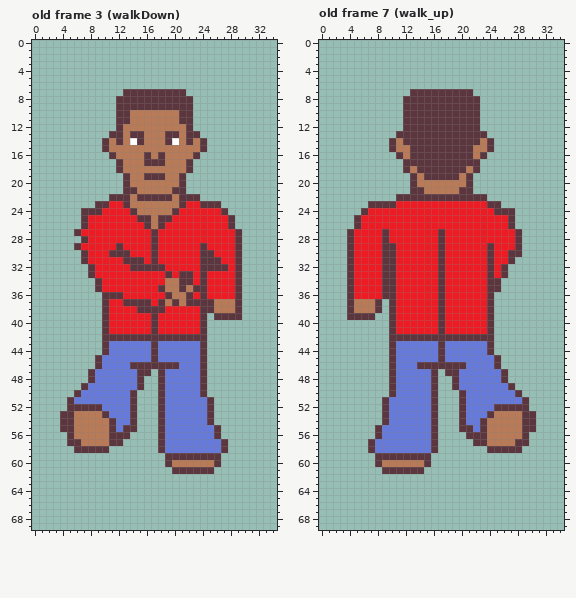
Pixel-art file: Assets/Sprites/Overworld/sebastian_overworld.ase. The first picture shows the starting point.
35x70 pixels, 10 frames. Shown: old frame 3 (walkDown), old frame 7 (walk_up). The commit also changed other frames, which this record leaves out.
New version:
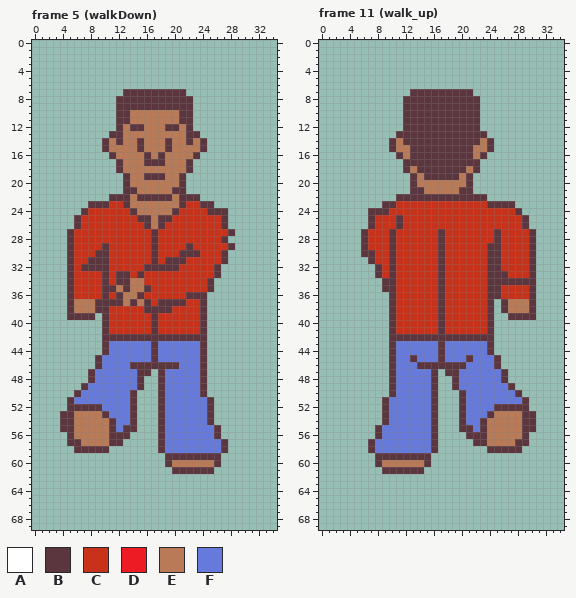
Palette (. is transparent): A #ffffff  B #5c363e  C #c9321a  D #ed1c24  E #b97a57  F #667adb
A new or re-ordered frame is compared with the old frame closest to it.
The exact change:
frames 10 -> 15
frames re-ordered
--- frame 5 (walkDown) against old frame 3 (walkDown)
@@ x 12..22 @@
 11 BBEEEEEEEBB
-12 BEEEEEEEEEB
-13 BEBBEEEBBEB
-14 BEABEEEBAEB
-15 EEEEEEEEEEE
+12 BEBBEEEBBEB
+13 BEEEEEEEEEB
+14 BEEBEEEBEEB
+15 EEEBEEEBEEE
 16 EEEEBEBEEEE
@@ x 0..34 @@
 22 ...........BBBEBBBBBEBBB...........
-23 .........BBDDBEEEEEEEBDDBBB........
-24 .......BBBDDDDBEEEEEBDDDDDDB.......
-25 .......BDDDDDDDBBEBBDDDDDDDDB......
-26 .......BDDDDDDDDBEBDDDDDDDDDB......
-27 ......BDDDDDDDDDDBDDDDDDDDDDDB.....
-28 .......BDDDDDDDDDBDDDDDDDDDDDB.....
-29 ......BDDDDDBDDDDBDDDDDDBDDDDB.....
-30 .......BDDDBBBDDDBDDDDDDBBDDDB.....
-31 .......BDDDDDBBBDBDDDDDDBBBDDB.....
-32 ........BDDDDDBBBBBDDDDDBBBBDB.....
-33 ........BDDDDDDDDDDBDBBDBDDDDB.....
-34 .........BDDDDDDDDDEEBBDBDDDDB.....
-35 .........BDDDDDDDDBEEBEBBDDDDB.....
-36 ..........BBBDDDDDDBEEBDBDDDDB.....
-37 ..........BDDBBBBDBEBEBBBBEEEB.....
-38 ..........BDDDDBBBBDDDDDBBEEEB.....
-39 ..........BDDDDDDBDDDDDDB.BBBB.....
-40 ..........BDDDDDDBDDDDDDB..........
-41 ..........BDDDDDDBDDDDDDB..........
+23 ........BBBCCBEEEEEEEBCCBB.........
+24 .......BCCCCCCBEEEEEBCCCCBBB.......
+25 ......BCCCCCCCCBBEBBCCCCCCCB.......
+26 ......BCCCCCCCCCBEBCCCCCCCCB.......
+27 .....BCCCCCCCCCCCBCCCCCCCCCCB......
+28 .....BCCCCCCCCCCCBCCCCCCCCCB.......
+29 .....BCCCCBCCCCCCBCCCCBCCCCCB......
+30 .....BCCCBBCCCCCCBCCCBBBCCCB.......
+31 .....BCCBBBCCCCCCBCBBBCCCCCB.......
+32 .....BCBBBBCCCCCBBBBBCCCCCB........
+33 .....BCCCCBCBBCBCCCCCCCCCCB........
+34 .....BCCCCBCBBEECCCCCCCCCB.........
+35 .....BCCCCBBEBEEBCCCCCCCCB.........
+36 .....BCCCCBCBEEBCCCCCCBBB..........
+37 .....BEEEBBBBEBEBCBBBBCCB..........
+38 .....BEEEBBCCCCCBBBBCCCCB..........
+39 .....BBBB.BCCCCCCBCCCCCCB..........
+40 ..........BCCCCCCBCCCCCCB..........
+41 ..........BCCCCCCBCCCCCCB..........
 42 ..........BBBBBBBBBBBBBBB..........
--- frame 11 (walk_up) is new; against old frame 7 (walk_up)
@@ x 0..34 @@
 22 ...........BBBBBBBBBBBBB...........
-23 .......BBBBDDDDDDDDDDDDDBB.........
-24 ......BDDDDDDDDDDDDDDDDDDBBB.......
-25 .....BDDDDDDDDDDDDDDDDDDDDDB.......
-26 .....BDDDDDDDDDDDDDDDDDDDDDB.......
-27 ....BDDDDBDDDDDDDBDDDDDDDDDDB......
-28 ....BDDDDBDDDDDDDBDDDDDDDDDDB......
-29 ....BDDDDBBDDDDDDBDDDDDDBDDDB......
-30 ....BDDDDBBDDDDDDBDDDDDDBDDBB......
-31 ....BDDDDBBDDDDDDBDDDDDDBDDB.......
-32 ....BDDDDBBDDDDDDBDDDDDDBDB........
-33 ....BDDDDBBDDDDDDBDDDDDDBDB........
-34 ....BDDDDBBDDDDDDBDDDDDDBB.........
-35 ....BDDDDBBDDDDDDBDDDDDDBB.........
-36 ....BDDDDBBDDDDDDBDDDDDDB..........
-37 ....BEEEB.BDDDDDDBDDDDDDB..........
-38 ....BEEEB.BDDDDDDBDDDDDDB..........
-39 ....BBBB..BDDDDDDBDDDDDDB..........
-40 ..........BDDDDDDBDDDDDDB..........
-41 ..........BDDDDDDBDDDDDDB..........
+23 .........BBCCCCCCCCCCCCCBBBB.......
+24 .......BBBCCCCCCCCCCCCCCCCCCB......
+25 .......BCCCBCCCCCCCCCCCCCCCCCB.....
+26 .......BCCCBCCCCCCCCCCCCCCCCCB.....
+27 ......BCCCBCCCCCCBCCCCCCCBCCCCB....
+28 ......BCCCBCCCCCCBCCCCCCCBCCCCB....
+29 ......BCCCBCCCCCCBCCCCCCBBCCCCB....
+30 ......BBCCBCCCCCCBCCCCCCBBCCCCB....
+31 .......BCCBCCCCCCBCCCCCCBBCCCCB....
+32 ........BCBCCCCCCBCCCCCCBBCCCCB....
+33 ........BCBCCCCCCBCCCCCCBBBCCCB....
+34 .........BBCCCCCCBCCCCCCBBBBBBB....
+35 .........BBCCCCCCBCCCCCCBBCCCCB....
+36 ..........BCCCCCCBCCCCCCBBCCCCB....
+37 ..........BCCCCCCBCCCCCCB.BEEEB....
+38 ..........BCCCCCCBCCCCCCB.BEEEB....
+39 ..........BCCCCCCBCCCCCCB..BBBB....
+40 ..........BCCCCCCBCCCCCCB..........
+41 ..........BCCCCCCBCCCCCCB..........
 42 ..........BBBBBBBBBBBBBBB..........
@@ x 11..23 @@
 44 FFFFFFBFFFFFF
-45 FFFFFFBFFFFFF
+45 FFBFFFBFFFBFF
 46 FFFBBBBBBBFFF
Pixel boxes of the changes (left, top, right, bottom) in both pictures:
changed: (130, 124, 179, 152)
changed: (67, 201, 242, 334)
changed: (347, 201, 536, 334)
changed: (410, 355, 417, 362)
changed: (466, 355, 473, 362)
